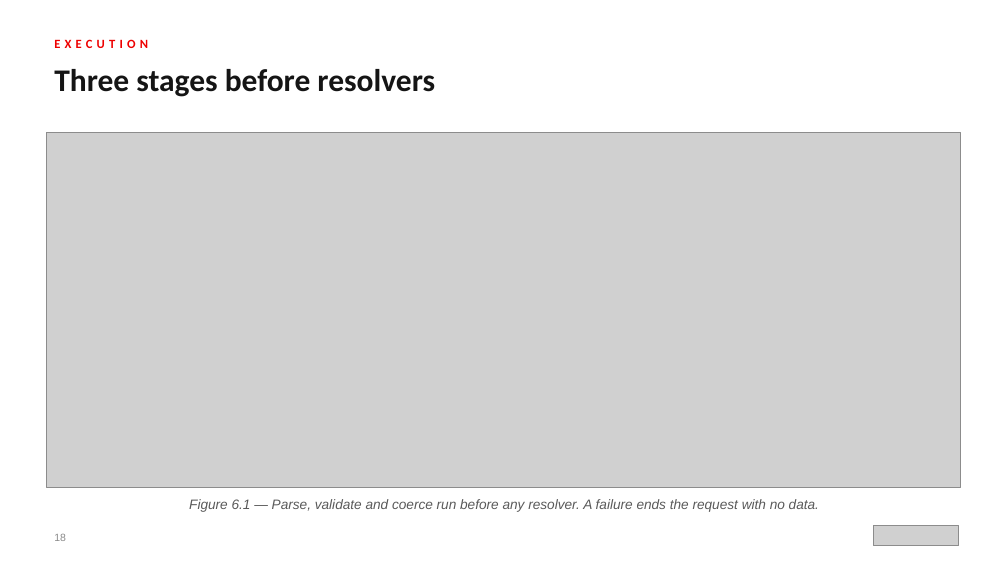
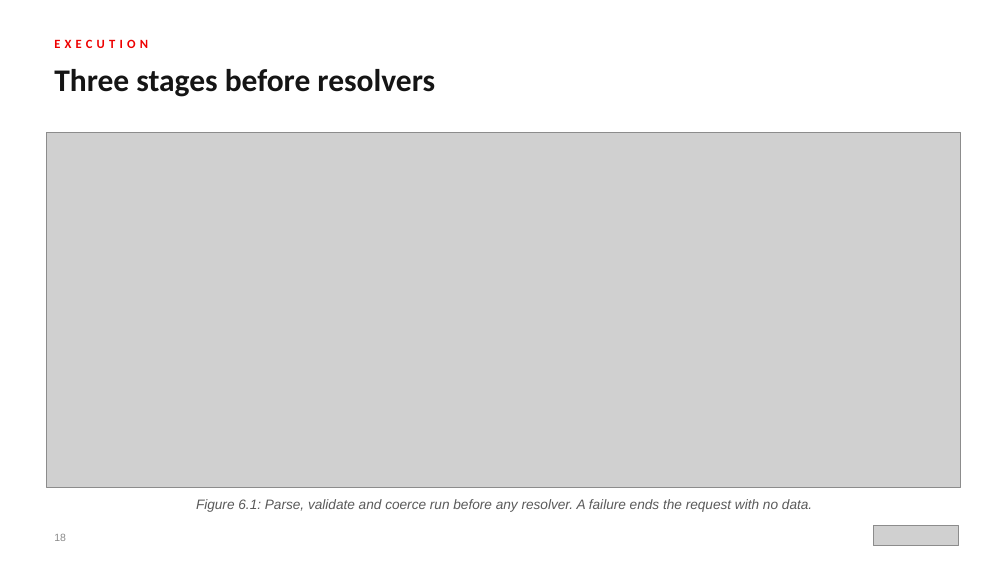
Before and after one commit to patterncatalyst/api-patterns-and-practices-graphql, a slide deck: slide 18 of presentation/api-patterns-graphql-100/api-patterns-graphql-100.pptx. Drawn at 1008x567 pixels with LibreOffice and Linux fonts; fonts in the diff are those of the drawing; grey boxes stand for pictures. Boxes give left, top, right and bottom in pixels: in the first picture for what was removed or moved away, otherwise in the second. Text is boxed around its words. In the diff, an @@ line names an element or a change of style, - is before the commit and + after.

```diff
--- a/presentation/api-patterns-graphql-100/api-patterns-graphql-100.pptx
+++ b/presentation/api-patterns-graphql-100/api-patterns-graphql-100.pptx
@@ text at [196,499,812,512]: text changed @@
-Figure 6.1 — Parse, validate and coerce run before any resolver. A failure ends the request with no data.
+Figure 6.1: Parse, validate and coerce run before any resolver. A failure ends the request with no data.
```
Also in this commit, not shown: 47 other slides changed, 5 other files.
